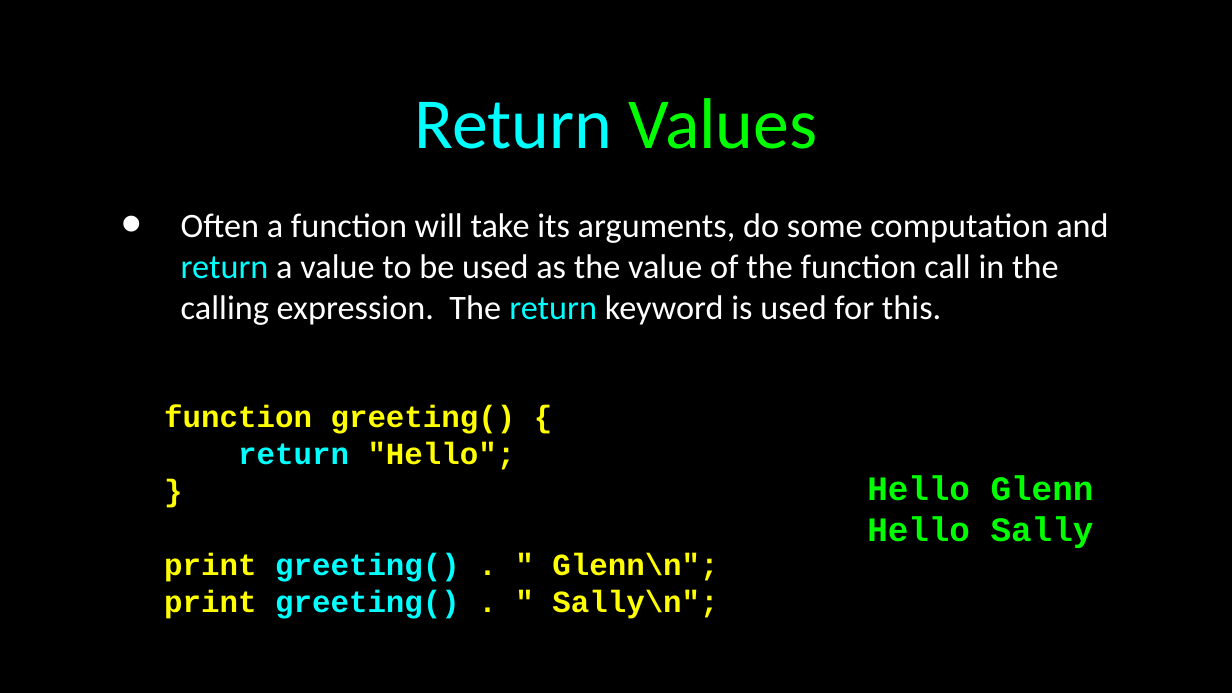
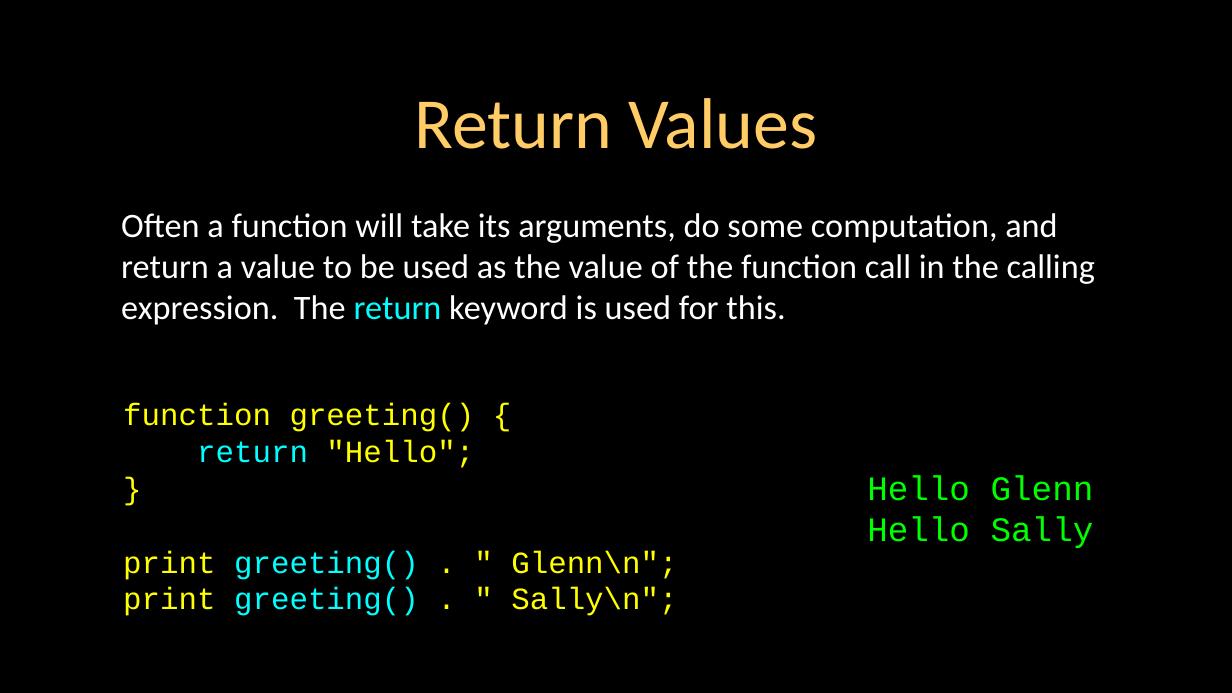
Before and after one commit to csev/wa4e, a slide deck: slide 9 of lectures/PHP-03-Functions.ppt. Drawn at 1232x693 pixels with LibreOffice and Linux fonts; fonts in the diff are those of the drawing. Boxes give left, top, right and bottom in pixels: in the first picture for what was removed or moved away, otherwise in the second. Text is boxed around its words. In the diff, an @@ line names an element or a change of style, - is before the commit and + after.

```diff
--- a/lectures/PHP-03-Functions.ppt
+++ b/lectures/PHP-03-Functions.ppt
@@ title "Return Values" at bbox=[414, 98, 817, 149]: text colour #00FFFF to #FFCC66 in "Return"; text colour #00FF00 to #FFCC66 in "Values" @@
@@ text at bbox=[121, 213, 1095, 325]: text changed @@
-• Often a function will take its arguments, do some computation and return a value to be used as the value of the function call in the calling expression. The return keyword is used for this.
+Often a function will take its arguments, do some computation, and return a value to be used as the value of the function call in the calling expression. The return keyword is used for this.
@@ text "function greeting() {" at bbox=[123, 403, 677, 616]: bold off @@
@@ text "function greeting() {": place and size @@
-text "function greeting() {" at bbox=[164, 405, 718, 619]
+text "function greeting() {" at bbox=[123, 403, 677, 616]
@@ text "Hello Glenn" at bbox=[867, 475, 1094, 548]: bold off @@
```
Also in this commit, not shown: 26 other slides changed, 3 other files.
